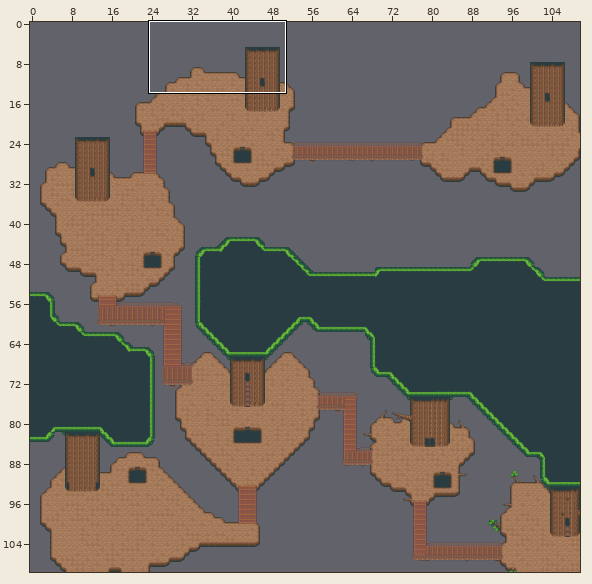
One commit to this Tiled map: res/worlds/fyddnymed_canopy.tmx. The first picture is a wide view before the edit; the outline marks the close-up.
Close-up. Earlier state:
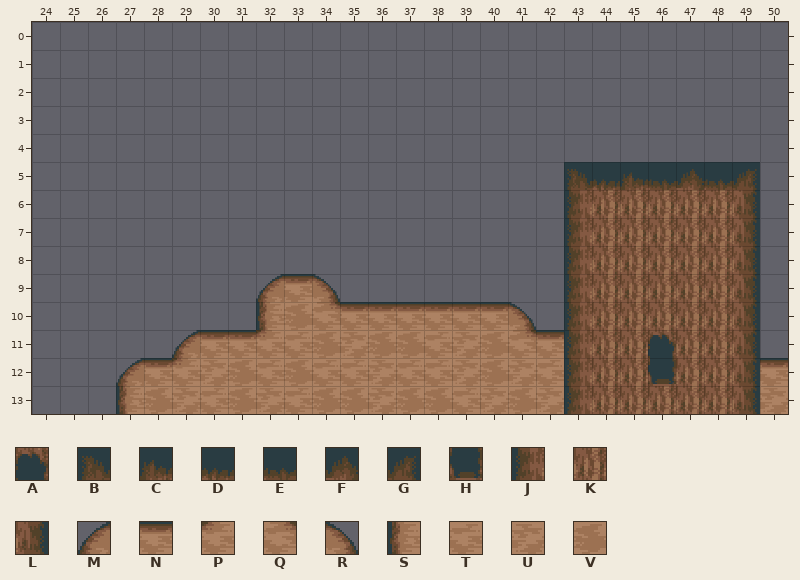
Cells are 32x32 px. Shown: x 24..50, y 0..13. The commit also changed other parts of the map, which this record leaves out.
Key: from "giant_tree": A 42, B 69, C 70, D 71, E 72, F 73, G 74, H 76, J 103, K 105, L 108, M 289, N 290, P 291, Q 292, R 293, S 323, T 324, U 325, V 326.
_ is an empty cell.
Layers that did not change in this view are not listed.
Layer "Tile Layer 2" before, first column x 24:
 0 ___________________________
 1 ___________________________
 2 ___________________________
 3 ___________________________
 4 ___________________________
 5 ___________________BDCEFEG_
 6 ___________________JKKKKKL_
 7 ___________________JKKKKKL_
 8 ___________________JKKKKKL_
 9 ________MNR________JKKKKKL_
10 ________SVQNNNNNNR_JKKKKKL_
11 _____MNNPTVUVVTUVQNJKKAKKL_
12 ___MNPUVTVTTUTTUVUTJKKHKKLN
13 ___SVUTVUTVVUVVTUVUJKKKKKLU
Now the later version:
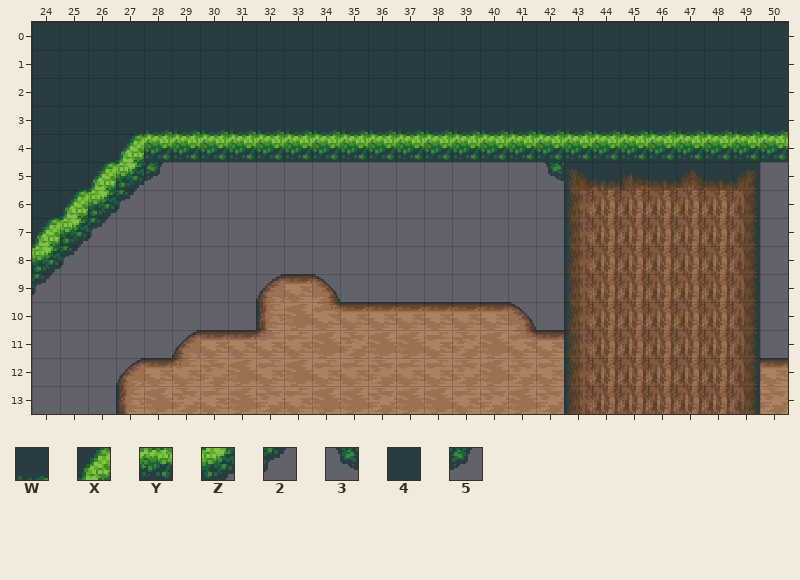
Further tiles: from "giant_tree": W 189, X 190, Y 223, Z 224, 2 225, 3 256, 4 257, 5 258.
The exact change:
Changed rows in their new state; . is an unchanged cell.
Layer "Tile Layer 2":
first column x 24:
 0 444444444444444444444444444
 1 444444444444444444444444444
 2 444444444444444444444444444
 3 4444WWWWWWWWWWWWWWWWWWWWWWW
 4 444XYYYYYYYYYYYYYYYYYYYYYYY
 5 44XZ5.............3........
 6 4XZ2.......................
 7 XZ2........................
 8 Z2.........................
 9 2..........................
Layer "Tile Layer 3":
first column x 46:
11 K
12 K
